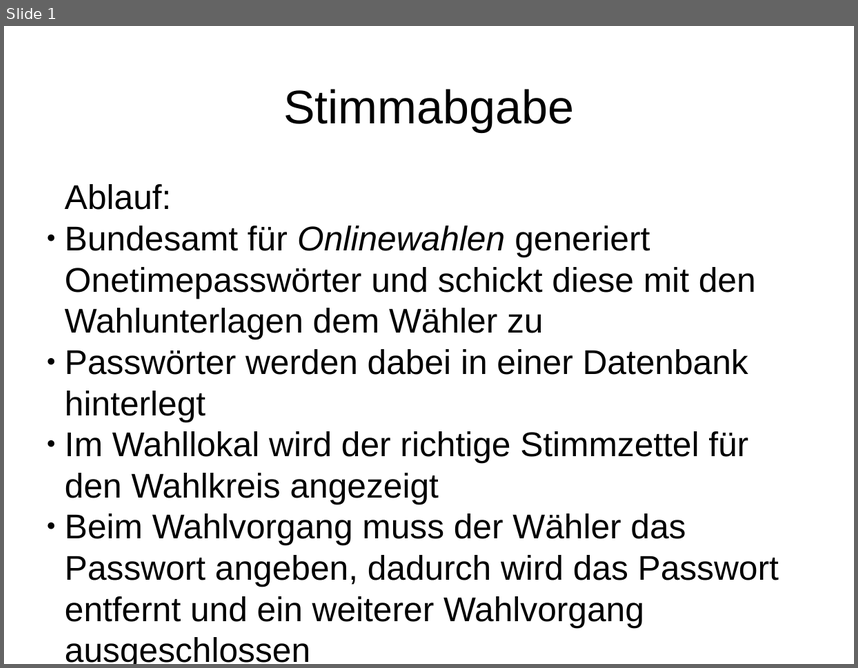
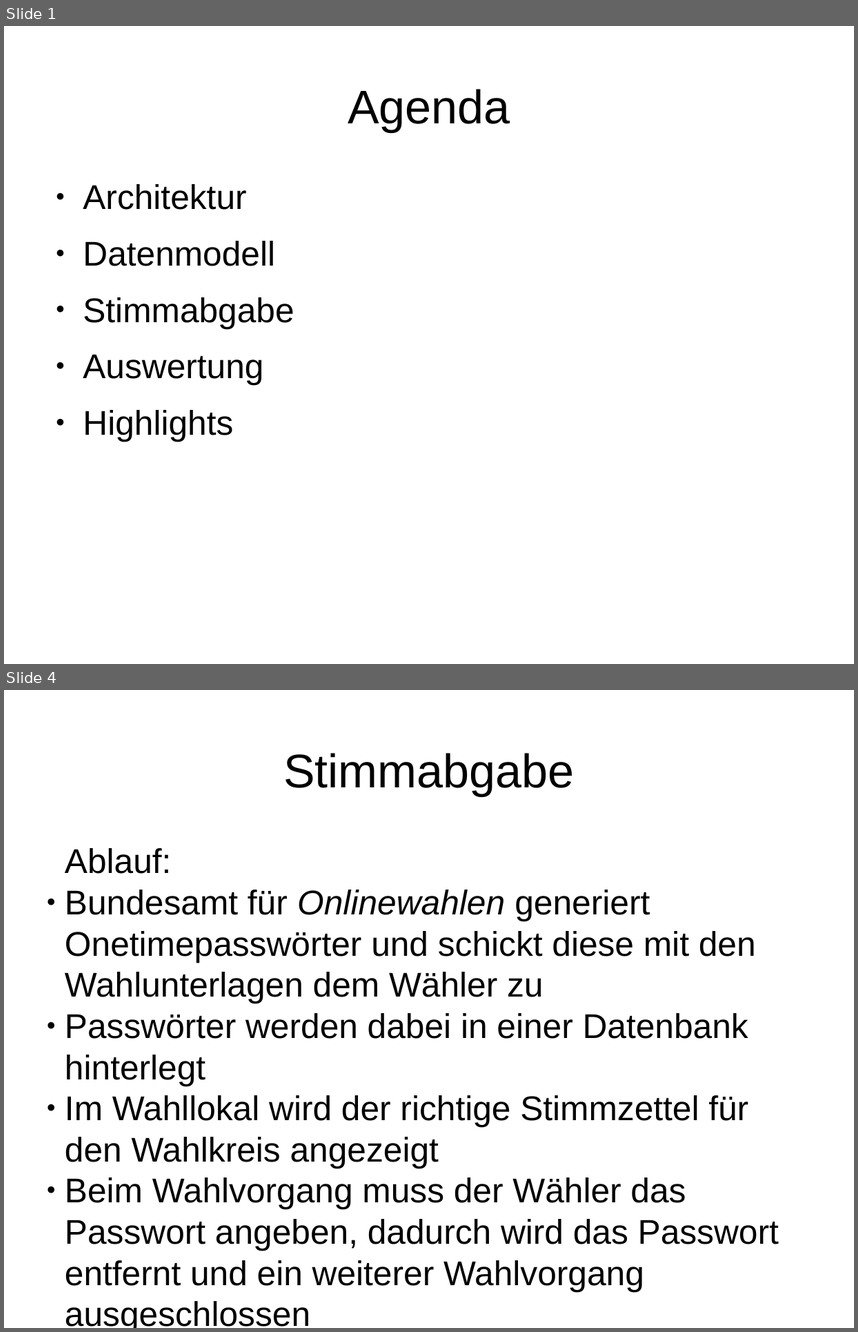
Before and after one commit to cyberfuzzie/db-exercise-ws1314, a slide deck: praesentation.odp. Shown one above the other, each under a label of ours: slide 1 before the commit, slides 1 and 4 after it; the slides between them are not shown. The pictures are 858x668 and 858x1332 pixels, drawn with LibreOffice and Linux fonts; fonts in the diff are those of the drawing. Boxes give left, top, right and bottom in pixels: in the first picture for what was removed or moved away, otherwise in the second. Text is boxed around its words. In the diff, an @@ line names an element or a change of style, - is before the commit and + after.

```diff
--- a/praesentation.odp
+++ b/praesentation.odp
@@ slide 1 added at [4,26,854,664], background #FFFFFF @@
@@ title added at [348,89,510,132], 44 pt, text #000000 @@
+Agenda
@@ text added at [83,184,294,441], 32 pt, text #000000 @@
+● Architektur
+● Datenmodell
+● Stimmabgabe
+● Auswertung
+● Highlights
@@ what was slide 1 is now slide 4 @@
```
Also in this commit, not shown: 2 other slides added.
